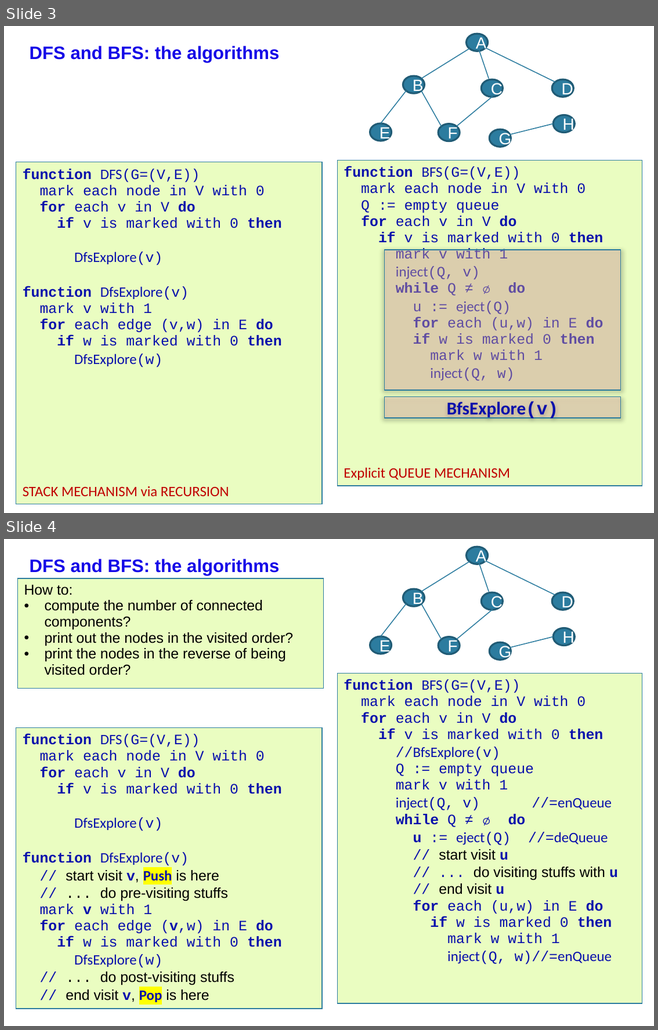
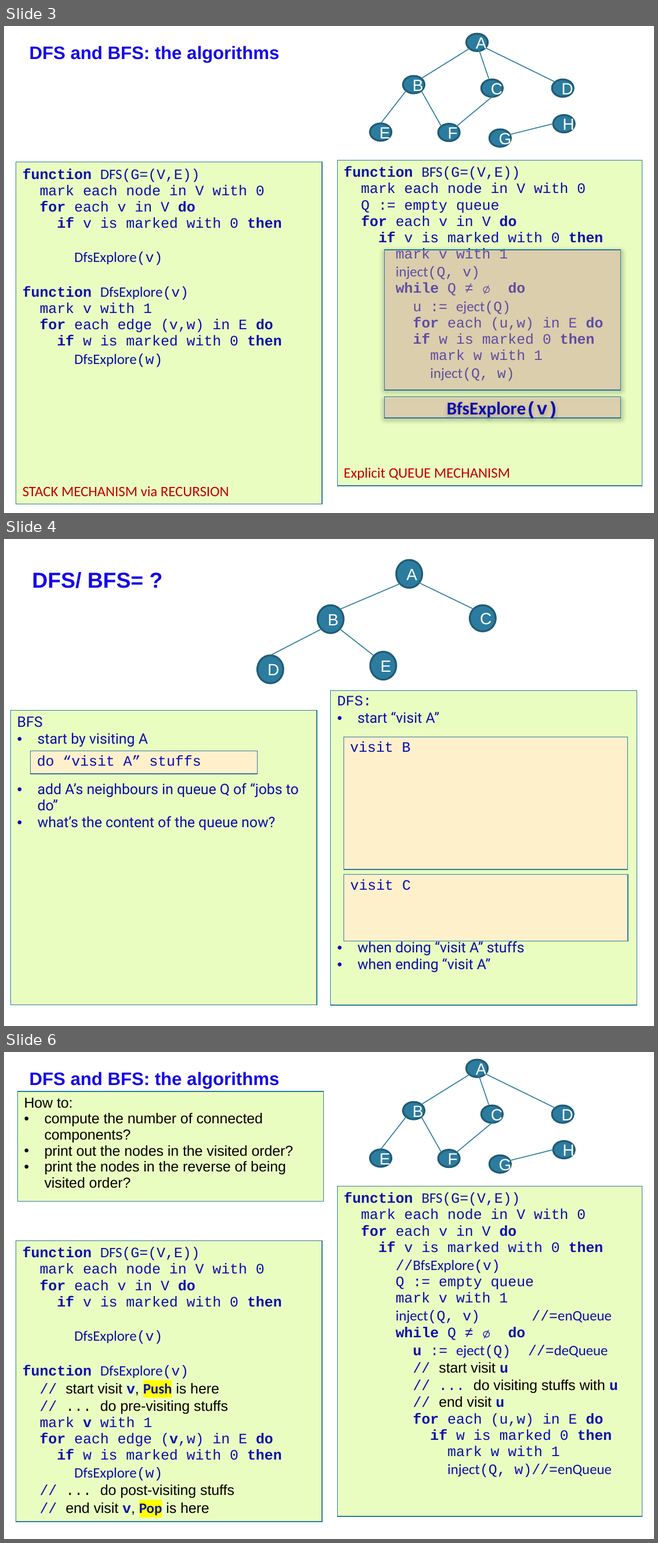
Before and after one commit to anhvir/c207, a slide deck: stud_05_C207_22S1.pptx. Shown one above the other, each under a label of ours: slides 3 and 4 before the commit, slides 3, 4 and 6 after it; the slides between them are not shown. The pictures are 658x1030 and 658x1543 pixels, drawn with LibreOffice and Linux fonts; fonts in the diff are those of the drawing; background and template pictures are left out. Boxes give left, top, right and bottom in pixels: in the first picture for what was removed or moved away, otherwise in the second. Text is boxed around its words. In the diff, an @@ line names an element or a change of style, - is before the commit and + after.

```diff
--- a/stud_05_C207_22S1.pptx
+++ b/stud_05_C207_22S1.pptx
@@ slide 4 added at [4, 539, 654, 1026], background picture (left out) @@
@@ title added at [32, 572, 143, 588], 24 pt, text #1507E7, bold @@
+DFS/ BFS= ?
@@ group added at [257, 560, 496, 683]: 4 ellipses, 4 lines @@
+B
+D
+A
+C
@@ ellipse added at [370, 652, 396, 680], fill #2C7C9F, outline #215C76 2 pt, 18 pt, text #FFFFFF @@
+E
@@ table added at [331, 690, 637, 1005], 1 rows, 1 columns @@
+DFS: / start “visit A” / when doing “visit A” stuffs / when ending “visit A”
@@ table added at [10, 711, 317, 1005], 1 rows, 1 columns @@
+BFS / start by visiting A / add A’s neighbours in queue Q of “jobs to do” / what’s the content of the queue now?
@@ table added at [343, 737, 627, 870], 1 rows, 1 columns @@
+visit B
@@ table added at [31, 751, 257, 776], 1 rows, 1 columns @@
+do “visit A” stuffs
@@ table added at [344, 875, 628, 941], 1 rows, 1 columns @@
+visit C
@@ what was slide 4 is now slide 6 @@
```
Also in this commit, not shown: 1 slide changed, 1 other slide added, 3 other files.
